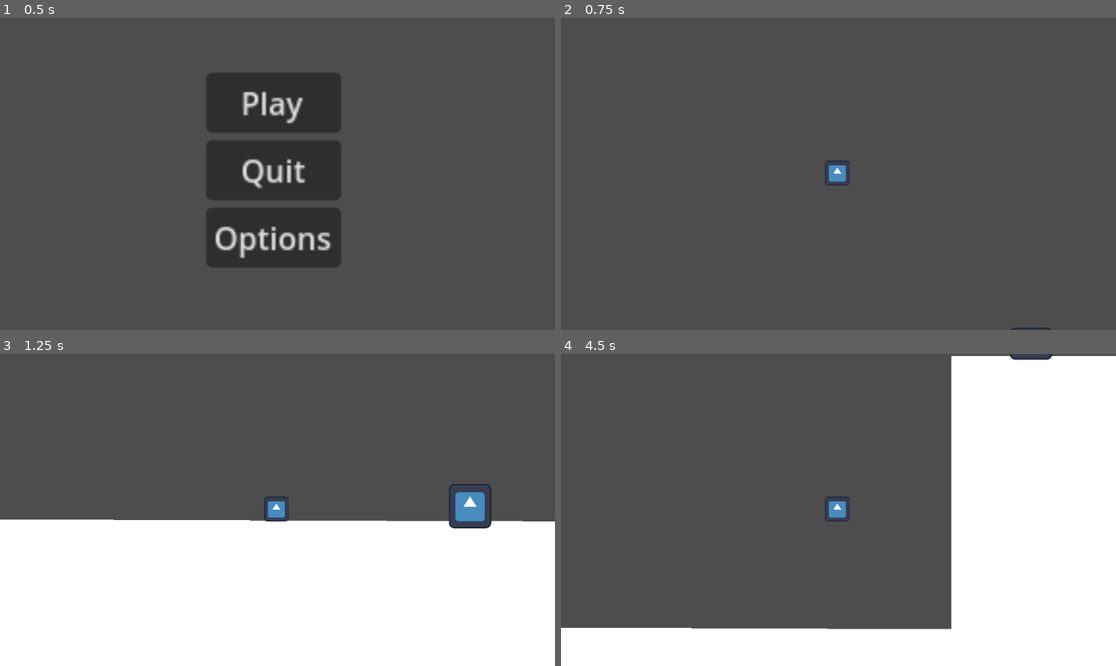
Above: before the commit, frames 1-4 (two rows, left to right).
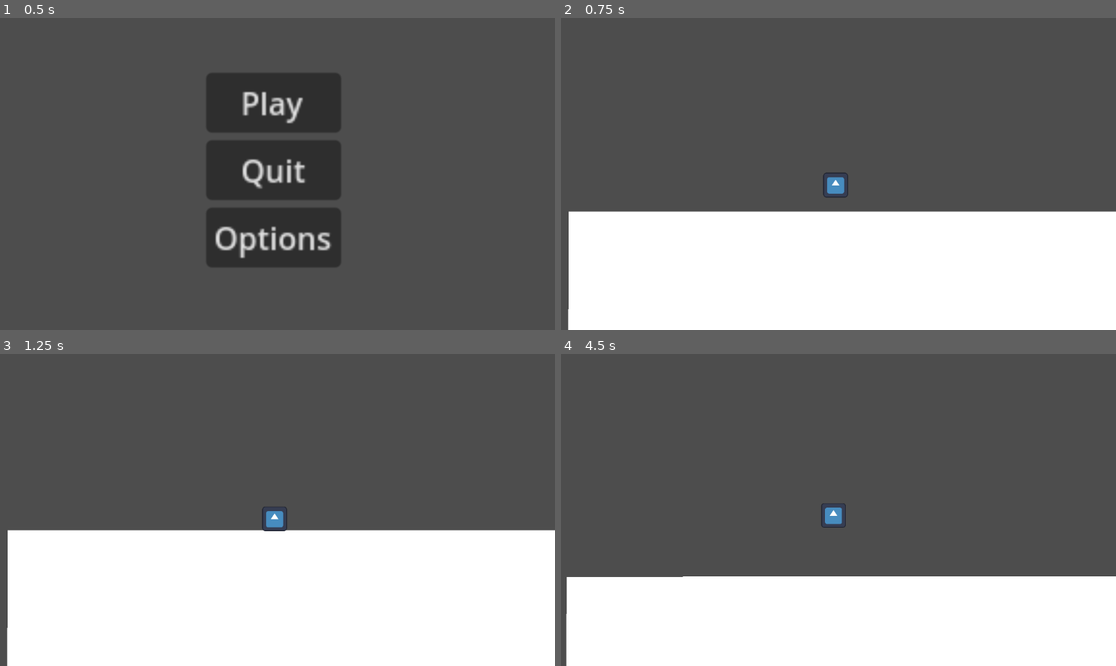
Above: after the commit, the same moments.

Repository: ruvinchoi/Capstone
Game: Godot game, scene res://scenes/menu.tscn
Two runs of this game, one before a commit and one after it. Both use one fixed random seed, a clock stepped at 60 frames per second and the inputs below. The engine's default icon, where the game draws it, is replaced by a stand-in: a white triangle on a blue panel in a dark square.
Inputs:
- Up to frame 1 (0.5 s): no input
- Up to frame 2 (0.75 s): click "Play" at 0.5 s
- Up to frame 3 (1.25 s): no input
- Up to frame 4 (4.5 s): tap Enter (ui_accept) at 1.25, 1.52, 2.27, 3.77 s; tap A (a) at 1.35, 2.3, 2.85, 3.8 s; tap D (d) at 1.55, 2.1, 3.05, 3.6 s; tap Shift (shift) at 4.35 s

Frame 1 is identical in both runs. In frame 2, 38% of the frame differs, in the area x 1-100%, y 45-100%; in frame 3, 4.6%; in frame 4, 33%.

Commit message:
clean up

Diff:
--- a/scenes/menu.tscn
+++ b/scenes/menu.tscn
@@ -7,10 +7,10 @@
 anchors_preset = 15
 anchor_right = 1.0
 anchor_bottom = 1.0
-offset_left = 396.0
-offset_top = 130.0
-offset_right = 294.0
-offset_bottom = 39.0
+offset_left = 460.0
+offset_top = 218.0
+offset_right = 358.0
+offset_bottom = 127.0
 grow_horizontal = 2
 grow_vertical = 2
 scale = Vector2(4, 4)
--- a/scenes/pelevate.tscn
+++ b/scenes/pelevate.tscn
@@ -24,7 +24,7 @@
 shape = SubResource("RectangleShape2D_q5qoi")
 
 [node name="wait" type="Timer" parent="."]
-wait_time = 5.0
+wait_time = 3.25
 one_shot = true
 
 [node name="Area2D" type="Area2D" parent="."]
@@ -33,7 +33,6 @@
 
 [node name="CollisionShape2D" type="CollisionShape2D" parent="Area2D"]
 position = Vector2(18.8073, -71.1111)
-scale = Vector2(1, 1)
 shape = SubResource("RectangleShape2D_tw6s1")
 
 [node name="Sprite2D" type="Sprite2D" parent="Area2D"]
--- a/scenes/world.tscn
+++ b/scenes/world.tscn
@@ -1,9 +1,63 @@
-[gd_scene load_steps=9 format=3 uid="uid://ckawfpdlw8bi1"]
+[gd_scene load_steps=13 format=3 uid="uid://ckawfpdlw8bi1"]
 
 [ext_resource type="Script" path="res://scripts/StaticBody2D.gd" id="1_od56n"]
 [ext_resource type="PackedScene" uid="uid://b56ny1rlff8vh" path="res://scenes/Player.tscn" id="2_ok5ji"]
 [ext_resource type="PackedScene" uid="uid://bag0gc7xqjy6q" path="res://scenes/pelevate.tscn" id="3_4fn2g"]
 [ext_resource type="Texture2D" uid="uid://dy72iqiygqa2w" path="res://icon.svg" id="5_k4e4c"]
+
+[sub_resource type="Animation" id="Animation_plunn"]
+length = 0.001
+tracks/0/type = "value"
+tracks/0/imported = false
+tracks/0/enabled = true
+tracks/0/path = NodePath(".:position")
+tracks/0/interp = 1
+tracks/0/loop_wrap = true
+tracks/0/keys = {
+"times": PackedFloat32Array(0),
+"transitions": PackedFloat32Array(1),
+"update": 0,
+"values": [Vector2(-544, -582)]
+}
+
+[sub_resource type="Animation" id="Animation_eu7ct"]
+resource_name = "down"
+length = 2.0
+tracks/0/type = "value"
+tracks/0/imported = false
+tracks/0/enabled = true
+tracks/0/path = NodePath(".:position")
+tracks/0/interp = 1
+tracks/0/loop_wrap = true
+tracks/0/keys = {
+"times": PackedFloat32Array(0, 2),
+"transitions": PackedFloat32Array(1, 1),
+"update": 0,
+"values": [Vector2(-544, -850), Vector2(-544, -582)]
+}
+
+[sub_resource type="Animation" id="Animation_rs6mg"]
+resource_name = "up"
+length = 2.0
+tracks/0/type = "value"
+tracks/0/imported = false
+tracks/0/enabled = true
+tracks/0/path = NodePath(".:position")
+tracks/0/interp = 1
+tracks/0/loop_wrap = true
+tracks/0/keys = {
+"times": PackedFloat32Array(0, 2),
+"transitions": PackedFloat32Array(1, 1),
+"update": 0,
+"values": [Vector2(-544, -582), Vector2(-544, -850)]
+}
+
+[sub_resource type="AnimationLibrary" id="AnimationLibrary_rpnf6"]
+_data = {
+"RESET": SubResource("Animation_plunn"),
+"down": SubResource("Animation_eu7ct"),
+"up": SubResource("Animation_rs6mg")
+}
 
 [sub_resource type="Animation" id="Animation_dw1lu"]
 length = 0.001
@@ -65,27 +119,43 @@
 script = ExtResource("1_od56n")
 
 [node name="CollisionPolygon2D" type="CollisionPolygon2D" parent="land tets"]
-polygon = PackedVector2Array(-41, 224, -1749, 200, -1748, -205, -51, -199)
+polygon = PackedVector2Array(-41, 224, -1749, 200, -1748, -205, -199, -206, -209, -935, -61, -933, -51, -199)
 
 [node name="Polygon2D" type="Polygon2D" parent="land tets"]
 
 [node name="CharacterBody2D" parent="." instance=ExtResource("2_ok5ji")]
-position = Vector2(-917, -417)
+position = Vector2(-1471, -249)
 scale = Vector2(0.2, 0.2)
+floor_snap_length = 2.5
 
 [node name="Camera2D" type="Camera2D" parent="CharacterBody2D"]
-position = Vector2(6, 12)
+position = Vector2(14.9999, 15)
 zoom = Vector2(2, 2)
+position_smoothing_enabled = true
+position_smoothing_speed = 2.0
 
-[node name="AnimatableBody2D" parent="." instance=ExtResource("3_4fn2g")]
+[node name="Icon" type="Sprite2D" parent="."]
+z_index = -2
+position = Vector2(-641, -592)
+scale = Vector2(1.92969, 1.50781)
+texture = ExtResource("5_k4e4c")
+
+[node name="elevators" type="Node" parent="."]
+
+[node name="eleav 1" parent="elevators" instance=ExtResource("3_4fn2g")]
+position = Vector2(-544, -582)
+
+[node name="AnimationPlayer" type="AnimationPlayer" parent="elevators/eleav 1"]
+libraries = {
+"": SubResource("AnimationLibrary_rpnf6")
+}
+
+[node name="elev 2" parent="elevators" instance=ExtResource("3_4fn2g")]
 position = Vector2(-799, -198)
 
-[node name="AnimationPlayer" type="AnimationPlayer" parent="AnimatableBody2D"]
+[node name="AnimationPlayer" type="AnimationPlayer" parent="elevators/elev 2"]
 libraries = {
 "": SubResource("AnimationLibrary_iv51s")
 }
 
-[node name="Icon" type="Sprite2D" parent="."]
-position = Vector2(-482, -408)
-scale = Vector2(1.92969, 1.50781)
-texture = ExtResource("5_k4e4c")
+[connection signal="animation_finished" from="elevators/elev 2/AnimationPlayer" to="elevators/elev 2" method="_on_animation_player_animation_finished"]
--- a/scripts/Player.gd
+++ b/scripts/Player.gd
@@ -1,8 +1,8 @@
 extends CharacterBody2D
 #hello
 
-const SPEED = 600.0
-const JUMP_VELOCITY = -500.0
+const SPEED = 450.0
+const JUMP_VELOCITY = -415.0
 var onPlatform = false
 
 # Get the gravity from the project settings to be synced with RigidBody nodes.
@@ -10,25 +10,30 @@
 
 
 func _physics_process(delta):
-	# Add the gravity.
+
+	handleGravity(delta)
+	handleJump()
+	var direction = Input.get_axis("a", "d")
+	handlePlayerMovement(direction)
+
+	move_and_slide()
+
+
+
+func handleGravity(delta):
 	if not is_on_floor():
 		velocity.y += gravity * delta
 
-	# Handle jump.
+func handleJump():
 	if Input.is_action_just_pressed("ui_accept") and is_on_floor():
 		velocity.y = JUMP_VELOCITY
 
-	# Get the input direction and handle the movement/deceleration.
-	# As good practice, you should replace UI actions with custom gameplay actions.
-	var direction = Input.get_axis("a", "d")
+func handlePlayerMovement(direction):
 	if direction:
 		velocity.x = direction * SPEED
 	else:
 		velocity.x = move_toward(velocity.x, 0, SPEED)
 
-	move_and_slide()
-
-
 func _on_area_2d_area_entered(body):
 	if body.is_in_group("platform"):
 		onPlatform = true
--- a/scripts/StaticBody2D.gd
+++ b/scripts/StaticBody2D.gd
@@ -10,5 +10,3 @@
 
 
 # Called every frame. 'delta' is the elapsed time since the previous frame.
-func _process(delta):
-	pass
